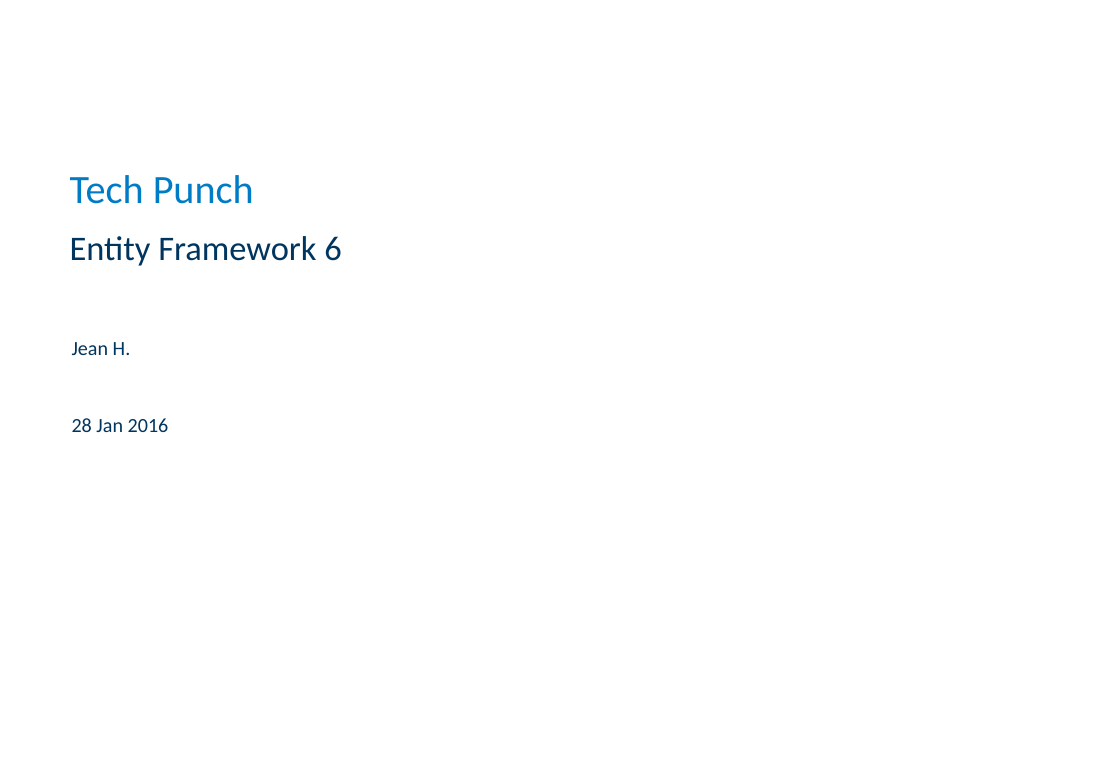
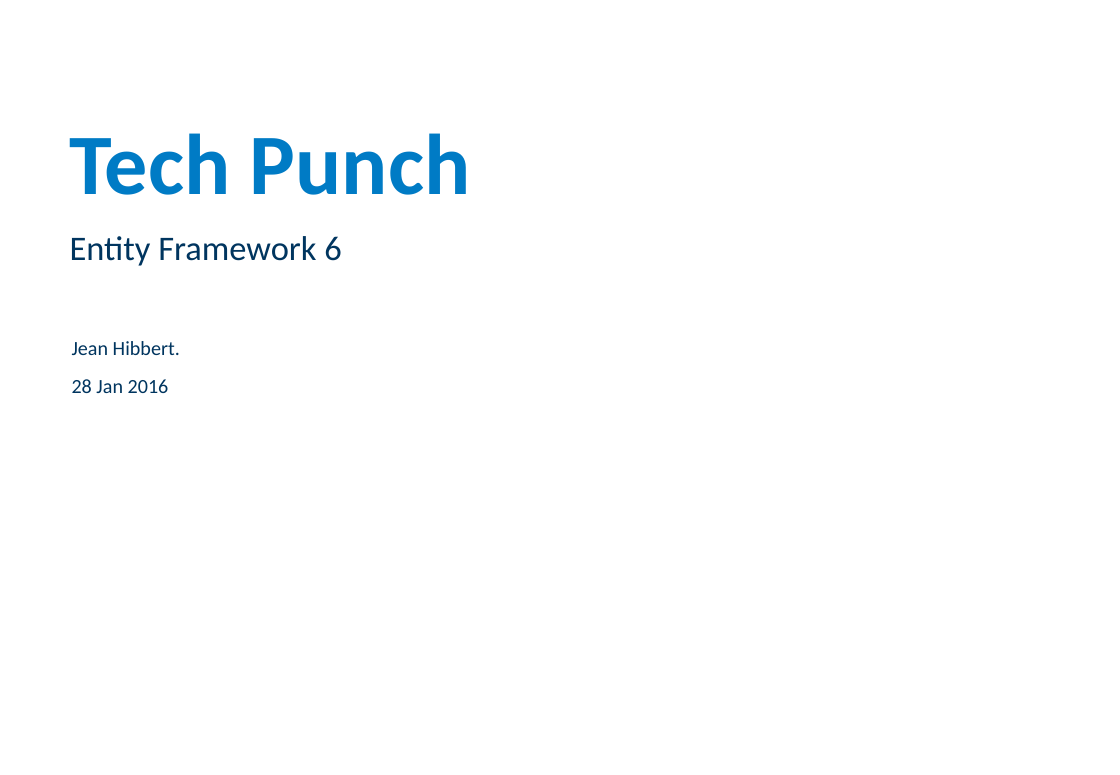
Before and after one commit to jeanhibbert/EfTestConsole, a slide deck: slide 1 of 20160128 Tech Punch - Entity Framework.pptx. Drawn at 1120x775 pixels with LibreOffice and Linux fonts; fonts in the diff are those of the drawing; background and template pictures are left out. Boxes give left, top, right and bottom in pixels: in the first picture for what was removed or moved away, otherwise in the second. Text is boxed around its words. In the diff, an @@ line names an element or a change of style, - is before the commit and + after.

```diff
--- a/20160128 Tech Punch - Entity Framework.pptx
+++ b/20160128 Tech Punch - Entity Framework.pptx
@@ title "Tech Punch" at <box>70,133,470,195</box>: size 28 to 60 pt, bold on @@
@@ text at <box>72,341,180,355</box>: text changed @@
-Jean H.
+Jean Hibbert.
```
Also in this commit, not shown: 7 other slides changed, 2 slides added, 27 other files.
